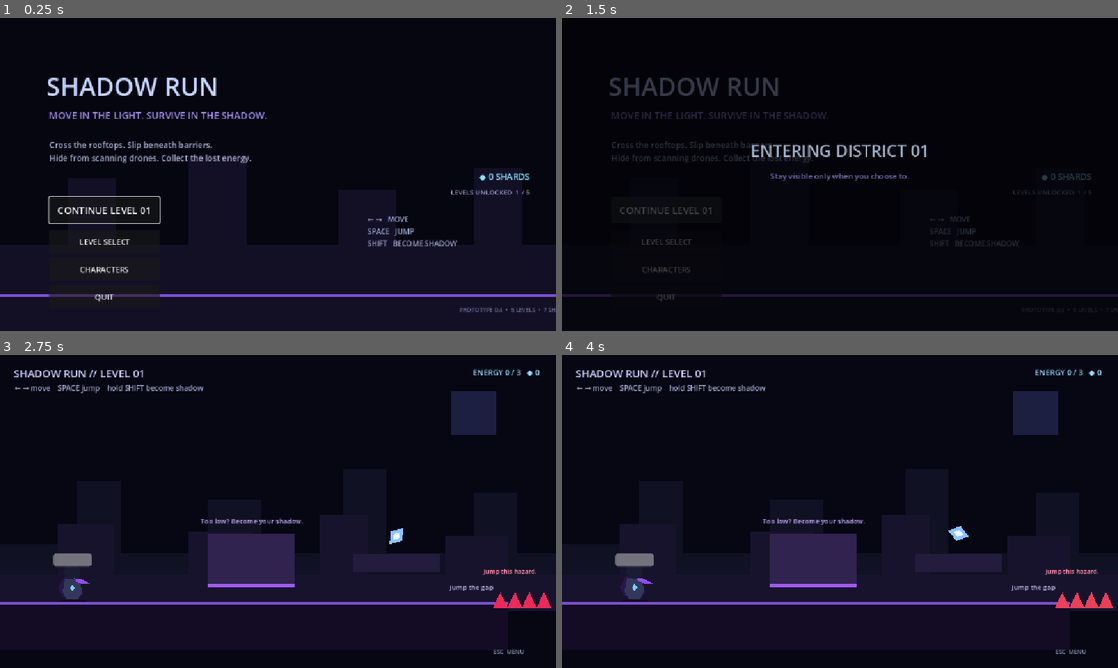
Above: before the commit, frames 1-4 (two rows, left to right).
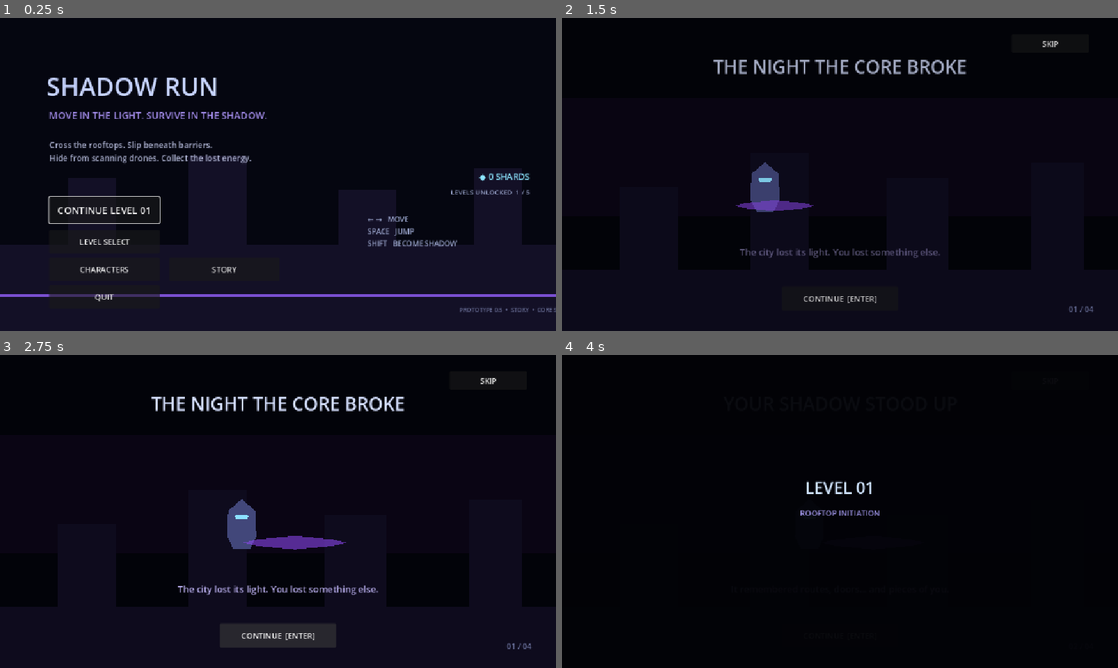
Above: after the commit, the same moments.

Repository: Yass29/shadow-run
Game: Godot game, scene res://main_menu.tscn
Two runs of this game, one before a commit and one after it. Both use one fixed random seed, a clock stepped at 60 frames per second and the inputs below.
Inputs (mouse positions are in pixels of both pictures, inside the frame that each line leads up to):
- Up to frame 1 (0.25 s): no input
- Up to frame 2 (1.5 s): click (784, 268) at 0.5 s, where only the run after the commit has a clickable "STORY"; click (667, 208) at 1.25 s, where only the run before the commit has a clickable "CONTINUE LEVEL 01"
- Up to frame 3 (2.75 s): click (278, 636) at 2 s, where only the run after the commit has a clickable "CONTINUE [ENTER]"
- Up to frame 4 (4 s): click (840, 636) at 2.75 s, where only the run after the commit has a clickable "CONTINUE [ENTER]"; click (1051, 380) at 3.5 s, where only the run after the commit has a clickable "SKIP"

The runs differ from the first frame. In frame 1, 0.1% of the frame differs, in the area x 38-100%, y 79-94%; in frame 2, 5.9%; in frame 3, 19%; in frame 4, 41%, in the area x 0-100%, y 4-96%.

Commit message:
Add story cinematics and Core Sentinel boss (#21)
* Add animated opening story

* Add opening cinematic scene

* Persist story cinematic progress

* Add animated ending story

* Add ending cinematic scene

* Route first play through story cinematic

* Add replayable story button

* Add Core Sentinel boss encounter

* Add Core Sentinel boss flow to Level 5

* Add Core Sentinel boss arena to final level

* Continue final level into ending cinematic

Diff:
--- /dev/null
+++ b/core_boss.gd
@@ -0,0 +1,118 @@
+extends Node2D
+
+@export var arena_left := 3300.0
+@export var arena_right := 3690.0
+@export var scan_interval := 2.8
+@export var warning_duration := 0.75
+
+var active := false
+var defeated := false
+var hits := 0
+var scan_timer := 1.6
+var warning_timer := 0.0
+var warning_active := false
+var point_a_used := false
+var point_b_used := false
+
+@onready var player: CharacterBody2D = get_parent().get_node("Player")
+@onready var scan_visual: Polygon2D = $ScanVisual
+@onready var core: Polygon2D = $Core
+@onready var point_a: Area2D = $WeakPointA
+@onready var point_b: Area2D = $WeakPointB
+
+func _ready() -> void:
+	scan_visual.visible = false
+	point_a.body_entered.connect(_on_weak_point_a)
+	point_b.body_entered.connect(_on_weak_point_b)
+
+func _process(delta: float) -> void:
+	if defeated or player == null:
+		return
+
+	if not active:
+		if player.global_position.x >= arena_left:
+			active = true
+			var level := get_parent()
+			if level.has_method("start_boss_encounter"):
+				level.start_boss_encounter()
+		else:
+			scan_timer = 1.0
+		return
+
+	if warning_active:
+		warning_timer -= delta
+		var pulse := 0.16 + (sin(Time.get_ticks_msec() * 0.03) + 1.0) * 0.10
+		scan_visual.modulate.a = pulse
+		if warning_timer <= 0.0:
+			fire_scan()
+		return
+
+	scan_timer -= delta
+	if scan_timer <= 0.0:
+		start_warning()
+
+func start_warning() -> void:
+	warning_active = true
+	warning_timer = warning_duration
+	scan_visual.visible = true
+	scan_visual.modulate.a = 0.18
+
+func fire_scan() -> void:
+	warning_active = false
+	scan_timer = scan_interval
+	scan_visual.modulate.a = 0.55
+	AudioManager.play_sfx("alert")
+
+	if player.global_position.x >= arena_left and player.global_position.x <= arena_right and not bool(player.get("is_shadow")):
+		var level := get_parent()
+		if level.has_method("respawn_player"):
+			level.respawn_player("CORE SCAN — disappear into shadow.")
+
+	var tween := create_tween()
+	tween.tween_property(scan_visual, "modulate:a", 0.0, 0.22)
+	tween.tween_callback(func(): scan_visual.visible = false)
+
+func _on_weak_point_a(body: Node) -> void:
+	if point_a_used:
+		return
+	if body is CharacterBody2D and bool(body.get("is_shadow")):
+		point_a_used = true
+		disable_point(point_a)
+		register_hit()
+
+func _on_weak_point_b(body: Node) -> void:
+	if point_b_used:
+		return
+	if body is CharacterBody2D and bool(body.get("is_shadow")):
+		point_b_used = true
+		disable_point(point_b)
+		register_hit()
+
+func disable_point(point: Area2D) -> void:
+	point.monitoring = false
+	point.modulate = Color(0.35, 1.0, 0.82, 0.35)
+	AudioManager.play_sfx("checkpoint")
+
+func register_hit() -> void:
+	hits += 1
+	core.modulate = Color(1.0, 0.45 + hits * 0.18, 0.65, 1.0)
+	var level := get_parent()
+	if level.has_method("boss_hit"):
+		level.boss_hit(hits)
+
+	if hits >= 2:
+		defeat()
+
+func defeat() -> void:
+	defeated = true
+	scan_visual.visible = false
+	AudioManager.play_sfx("victory")
+	var tween := create_tween()
+	tween.set_parallel(true)
+	tween.tween_property(core, "scale", Vector2(0.25, 0.25), 0.5)
+	tween.tween_property(core, "modulate:a", 0.0, 0.5)
+	await tween.finished
+
+	var level := get_parent()
+	if level.has_method("boss_defeated"):
+		level.boss_defeated()
--- a/game_state.gd
+++ b/game_state.gd
@@ -6,6 +6,8 @@
 var shadow_shards := 0
 var max_unlocked_level := 1
 var best_grades := {}
+var intro_seen := false
+var ending_seen := false
 var unlocked_skins := {
 	"shade": true,
 	"neon": true
@@ -149,6 +151,8 @@
 	config.set_value("progress", "shadow_shards", shadow_shards)
 	config.set_value("progress", "max_unlocked_level", max_unlocked_level)
 	config.set_value("progress", "best_grades", best_grades)
+	config.set_value("progress", "intro_seen", intro_seen)
+	config.set_value("progress", "ending_seen", ending_seen)
 	config.set_value("progress", "unlocked_skins", unlocked_skins)
 	config.set_value("progress", "premium_wraith_owned", premium_wraith_owned)
 	config.set_value("progress", "premium_specter_owned", premium_specter_owned)
@@ -162,6 +166,8 @@
 	shadow_shards = int(config.get_value("progress", "shadow_shards", 0))
 	max_unlocked_level = int(config.get_value("progress", "max_unlocked_level", 1))
 	best_grades = config.get_value("progress", "best_grades", {})
+	intro_seen = bool(config.get_value("progress", "intro_seen", false))
+	ending_seen = bool(config.get_value("progress", "ending_seen", false))
 	unlocked_skins = config.get_value("progress", "unlocked_skins", {"shade": true, "neon": true})
 	premium_wraith_owned = bool(config.get_value("progress", "premium_wraith_owned", false))
 	premium_specter_owned = bool(config.get_value("progress", "premium_specter_owned", false))
--- a/level5.gd
+++ b/level5.gd
@@ -13,6 +13,9 @@
 
 func _ready() -> void:
 	update_counter()
+	$Exit.monitoring = false
+	$Exit.visible = false
+	$HUD/BossMessage.visible = false
 
 func _process(_delta: float) -> void:
 	elapsed_time += _delta
@@ -45,6 +48,24 @@
 	respawning = false
 
 
+func start_boss_encounter() -> void:
+	if checkpoint.x < 3290.0:
+		checkpoint = Vector2(3290, 420)
+		AudioManager.play_sfx("checkpoint")
+		FXManager.checkpoint_burst(checkpoint)
+	$HUD/BossMessage.text = "CORE SENTINEL — vanish during SCAN, touch both anchors in SHADOW."
+	$HUD/BossMessage.visible = true
+
+func boss_hit(hits: int) -> void:
+	$HUD/BossMessage.text = "CORE SENTINEL   ANCHORS %d / 2" % hits
+
+func boss_defeated() -> void:
+	$HUD/BossMessage.text = "CORE SENTINEL DOWN — EXIT OPEN."
+	$Exit.visible = true
+	$Exit.monitoring = true
+	await get_tree().create_timer(2.0).timeout
+	$HUD/BossMessage.visible = false
+
 func get_run_summary() -> Dictionary:
 	var grade := GameState.calculate_grade(elapsed_time, deaths, fragments, PAR_TIME)
 	return {
--- a/level5.tscn
+++ b/level5.tscn
@@ -13,6 +13,7 @@
 [ext_resource type="Script" path="res://drone.gd" id="11_drone"]
 [ext_resource type="Script" path="res://shadow_portal.gd" id="12_portal"]
 [ext_resource type="Script" path="res://secret_cache.gd" id="13_secret"]
+[ext_resource type="Script" path="res://core_boss.gd" id="14_boss"]
 
 [sub_resource type="RectangleShape2D" id="PlayerShape"]
 size = Vector2(40, 68)
@@ -58,6 +59,9 @@
 
 [sub_resource type="CircleShape2D" id="SecretShape"]
 radius = 22.0
+
+[sub_resource type="CircleShape2D" id="BossPointShape"]
+radius = 24.0
 
 [node name="Level5" type="Node2D"]
 script = ExtResource("4_level")
@@ -369,6 +373,50 @@
 [node name="Visual" type="Polygon2D" parent="SecretCache"]
 polygon = PackedVector2Array(0, -24, 18, -18, 24, 0, 18, 18, 0, 24, -18, 18, -24, 0, -18, -18)
 color = Color(1, 0.48, 0.82, 1)
+[node name="CoreBoss" type="Node2D" parent="."]
+position = Vector2(3500, 0)
+script = ExtResource("14_boss")
+arena_left = 3300.0
+arena_right = 3690.0
+scan_interval = 2.8
+warning_duration = 0.75
+
+[node name="Core" type="Polygon2D" parent="CoreBoss"]
+position = Vector2(0, 285)
+polygon = PackedVector2Array(0, -54, 40, -38, 54, 0, 40, 38, 0, 54, -40, 38, -54, 0, -40, -38)
+color = Color(0.96, 0.18, 0.46, 1)
+
+[node name="Eye" type="Polygon2D" parent="CoreBoss"]
+position = Vector2(0, 285)
+polygon = PackedVector2Array(-18, -5, 18, -5, 24, 0, 18, 5, -18, 5, -24, 0)
+color = Color(1, 0.78, 0.88, 1)
+
+[node name="ScanVisual" type="Polygon2D" parent="CoreBoss"]
+z_index = -1
+polygon = PackedVector2Array(-210, 250, 190, 250, 190, 540, -210, 540)
+color = Color(1, 0.16, 0.40, 0.42)
+visible = false
+
+[node name="WeakPointA" type="Area2D" parent="CoreBoss"]
+position = Vector2(-115, 455)
+
+[node name="CollisionShape2D" type="CollisionShape2D" parent="CoreBoss/WeakPointA"]
+shape = SubResource("BossPointShape")
+
+[node name="Visual" type="Polygon2D" parent="CoreBoss/WeakPointA"]
+polygon = PackedVector2Array(0, -24, 18, -18, 24, 0, 18, 18, 0, 24, -18, 18, -24, 0, -18, -18)
+color = Color(0.76, 0.38, 1, 1)
+
+[node name="WeakPointB" type="Area2D" parent="CoreBoss"]
+position = Vector2(105, 455)
+
+[node name="CollisionShape2D" type="CollisionShape2D" parent="CoreBoss/WeakPointB"]
+shape = SubResource("BossPointShape")
+
+[node name="Visual" type="Polygon2D" parent="CoreBoss/WeakPointB"]
+polygon = PackedVector2Array(0, -24, 18, -18, 24, 0, 18, 18, 0, 24, -18, 18, -24, 0, -18, -18)
+color = Color(0.76, 0.38, 1, 1)
+
 [node name="HUD" type="CanvasLayer" parent="."]
 
 [node name="Title" type="Label" parent="HUD"]
@@ -410,6 +458,17 @@
 text = "CORE DEFENSE TRIGGERED"
 horizontal_alignment = 1
 
+[node name="BossMessage" type="Label" parent="HUD"]
+visible = false
+offset_left = 210.0
+offset_top = 102.0
+offset_right = 940.0
+offset_bottom = 145.0
+theme_override_colors/font_color = Color(1, 0.58, 0.78, 1)
+theme_override_font_sizes/font_size = 18
+text = "CORE SENTINEL"
+horizontal_alignment = 1
+
 [node name="Finale" type="Control" parent="HUD"]
 visible = false
 layout_mode = 3
--- a/level5_exit.gd
+++ b/level5_exit.gd
@@ -9,7 +9,7 @@
 	if not completed:
 		return
 	if event.is_action_pressed("ui_accept"):
-		ScreenTransition.change_scene("res://main_menu.tscn", "SHADOW RUN", "Return to the city.")
+		ScreenTransition.change_scene("res://story_outro.tscn", "THE CORE IS SILENT", "But your shadow remembers.")
 	elif event is InputEventKey and event.pressed and not event.echo and event.keycode == KEY_R:
 		get_tree().reload_current_scene()
 
--- a/main_menu.gd
+++ b/main_menu.gd
@@ -7,6 +7,10 @@
 	$Progress.text = "LEVELS UNLOCKED  %d / 5" % GameState.max_unlocked_level
 
 func _on_play_pressed() -> void:
+	if not GameState.intro_seen and GameState.max_unlocked_level <= 1:
+		ScreenTransition.change_scene("res://story_intro.tscn", "SHADOW RUN", "A CITY WITHOUT LIGHT.")
+		return
+
 	var target := clampi(GameState.max_unlocked_level, 1, 5)
 	ScreenTransition.change_scene(
 		"res://level%d.tscn" % target,
@@ -20,5 +24,8 @@
 func _on_characters_pressed() -> void:
 	ScreenTransition.change_scene("res://character_select.tscn")
 
+func _on_story_pressed() -> void:
+	ScreenTransition.change_scene("res://story_intro.tscn", "STORY ARCHIVE", "THE NIGHT THE CORE BROKE.")
+
 func _on_quit_pressed() -> void:
 	get_tree().quit()
--- a/main_menu.tscn
+++ b/main_menu.tscn
@@ -83,6 +83,14 @@
 theme_override_font_sizes/font_size = 16
 text = "CHARACTERS"
 
+[node name="StoryButton" type="Button" parent="."]
+offset_left = 350.0
+offset_top = 495.0
+offset_right = 578.0
+offset_bottom = 544.0
+theme_override_font_sizes/font_size = 16
+text = "STORY"
+
 [node name="QuitButton" type="Button" parent="."]
 offset_left = 102.0
 offset_top = 552.0
@@ -127,10 +135,11 @@
 offset_bottom = 620.0
 theme_override_colors/font_color = Color(0.38, 0.4, 0.55, 1)
 theme_override_font_sizes/font_size = 12
-text = "PROTOTYPE 0.4  •  5 LEVELS  •  7 SHADOWS"
+text = "PROTOTYPE 0.5  •  STORY  •  CORE SENTINEL"
 horizontal_alignment = 2
 
 [connection signal="pressed" from="PlayButton" to="." method="_on_play_pressed"]
 [connection signal="pressed" from="LevelsButton" to="." method="_on_levels_pressed"]
 [connection signal="pressed" from="CharactersButton" to="." method="_on_characters_pressed"]
+[connection signal="pressed" from="StoryButton" to="." method="_on_story_pressed"]
 [connection signal="pressed" from="QuitButton" to="." method="_on_quit_pressed"]
--- /dev/null
+++ b/story_intro.gd
@@ -0,0 +1,69 @@
+extends Control
+
+const PANELS := [
+	["THE NIGHT THE CORE BROKE", "The city lost its light. You lost something else."],
+	["YOUR SHADOW STOOD UP", "It remembered routes, doors... and pieces of you."],
+	["THE SHARDS ARE MEMORIES", "Every fragment carries something they tried to erase."],
+	["RUN TO THE CORE", "Before the thing hunting you learns to wear your face."]
+]
+
+var index := 0
+var animating := false
+
+@onready var title: Label = $Title
+@onready var text_label: Label = $StoryText
+@onready var counter: Label = $Counter
+@onready var hero: Polygon2D = $Scene/Hero
+@onready var shadow: Polygon2D = $Scene/Shadow
+
+func _ready() -> void:
+	$Next.pressed.connect(_next)
+	$Skip.pressed.connect(_finish)
+	show_panel(0)
+
+func _unhandled_input(event: InputEvent) -> void:
+	if event.is_action_pressed("ui_accept"):
+		_next()
+	elif event is InputEventKey and event.pressed and not event.echo and event.keycode == KEY_ESCAPE:
+		_finish()
+
+func show_panel(panel_index: int) -> void:
+	if panel_index < 0 or panel_index >= PANELS.size():
+		return
+	index = panel_index
+	title.text = PANELS[index][0]
+	text_label.text = PANELS[index][1]
+	counter.text = "%02d / %02d" % [index + 1, PANELS.size()]
+	animate_panel()
+
+func animate_panel() -> void:
+	animating = true
+	title.modulate.a = 0.0
+	text_label.modulate.a = 0.0
+
+	hero.position = Vector2(380, 350)
+	shadow.position = Vector2(380, 388)
+	shadow.scale = Vector2(1.0, 0.34)
+
+	var tween := create_tween()
+	tween.set_parallel(true)
+	tween.tween_property(title, "modulate:a", 1.0, 0.35)
+	tween.tween_property(text_label, "modulate:a", 1.0, 0.55)
+	tween.tween_property(hero, "position:x", 500.0 + index * 12.0, 0.9)
+	tween.tween_property(shadow, "position:x", 610.0 + index * 34.0, 1.15)
+	tween.tween_property(shadow, "scale", Vector2(1.45, 0.45), 1.15)
+	await tween.finished
+	animating = false
+
+func _next() -> void:
+	if animating:
+		return
+	if index >= PANELS.size() - 1:
+		_finish()
+	else:
+		show_panel(index + 1)
+
+func _finish() -> void:
+	GameState.intro_seen = true
+	GameState.save_progress()
+	ScreenTransition.change_scene("res://level1.tscn", "LEVEL 01", "ROOFTOP INITIATION")
--- /dev/null
+++ b/story_intro.tscn
@@ -0,0 +1,93 @@
+[gd_scene load_steps=2 format=3]
+
+[ext_resource type="Script" path="res://story_intro.gd" id="1"]
+
+[node name="StoryIntro" type="Control"]
+layout_mode = 3
+anchors_preset = 15
+anchor_right = 1.0
+anchor_bottom = 1.0
+grow_horizontal = 2
+grow_vertical = 2
+script = ExtResource("1")
+
+[node name="Background" type="ColorRect" parent="."]
+layout_mode = 1
+anchors_preset = 15
+anchor_right = 1.0
+anchor_bottom = 1.0
+grow_horizontal = 2
+grow_vertical = 2
+color = Color(0.01, 0.012, 0.035, 1)
+
+[node name="SkyGlow" type="ColorRect" parent="."]
+offset_left = 0.0
+offset_top = 165.0
+offset_right = 1150.0
+offset_bottom = 410.0
+color = Color(0.05, 0.025, 0.095, 0.75)
+
+[node name="City" type="Polygon2D" parent="."]
+polygon = PackedVector2Array(0, 520, 120, 520, 120, 350, 240, 350, 240, 520, 390, 520, 390, 280, 510, 280, 510, 520, 670, 520, 670, 330, 800, 330, 800, 520, 970, 520, 970, 300, 1080, 300, 1080, 520, 1150, 520, 1150, 647, 0, 647)
+color = Color(0.055, 0.045, 0.115, 1)
+
+[node name="Scene" type="Node2D" parent="."]
+
+[node name="Hero" type="Polygon2D" parent="Scene"]
+position = Vector2(380, 350)
+polygon = PackedVector2Array(0, -52, 28, -28, 30, 25, 18, 50, -18, 50, -30, 25, -28, -28)
+color = Color(0.26, 0.28, 0.48, 1)
+
+[node name="Eye" type="Polygon2D" parent="Scene/Hero"]
+polygon = PackedVector2Array(-12, -20, 12, -20, 14, -16, 12, -12, -12, -12, -14, -16)
+color = Color(0.55, 0.88, 1, 1)
+
+[node name="Shadow" type="Polygon2D" parent="Scene"]
+position = Vector2(380, 388)
+scale = Vector2(1, 0.34)
+polygon = PackedVector2Array(0, -32, 54, -15, 74, 0, 54, 15, 0, 32, -54, 15, -74, 0, -54, -15)
+color = Color(0.56, 0.28, 0.95, 0.58)
+
+[node name="Title" type="Label" parent="."]
+offset_left = 92.0
+offset_top = 74.0
+offset_right = 1060.0
+offset_bottom = 134.0
+theme_override_colors/font_color = Color(0.84, 0.88, 1, 1)
+theme_override_font_sizes/font_size = 38
+text = "THE NIGHT THE CORE BROKE"
+horizontal_alignment = 1
+
+[node name="StoryText" type="Label" parent="."]
+offset_left = 165.0
+offset_top = 470.0
+offset_right = 985.0
+offset_bottom = 525.0
+theme_override_colors/font_color = Color(0.70, 0.66, 0.9, 1)
+theme_override_font_sizes/font_size = 19
+text = "The city lost its light. You lost something else."
+horizontal_alignment = 1
+
+[node name="Counter" type="Label" parent="."]
+offset_left = 1020.0
+offset_top = 590.0
+offset_right = 1100.0
+offset_bottom = 620.0
+theme_override_colors/font_color = Color(0.42, 0.45, 0.62, 1)
+text = "01 / 04"
+horizontal_alignment = 2
+
+[node name="Next" type="Button" parent="."]
+offset_left = 455.0
+offset_top = 555.0
+offset_right = 695.0
+offset_bottom = 605.0
+theme_override_font_sizes/font_size = 16
+text = "CONTINUE  [ENTER]"
+
+[node name="Skip" type="Button" parent="."]
+offset_left = 930.0
+offset_top = 34.0
+offset_right = 1090.0
+offset_bottom = 72.0
+text = "SKIP"
--- /dev/null
+++ b/story_outro.gd
@@ -0,0 +1,68 @@
+extends Control
+
+const PANELS := [
+	["THE CORE FALLS SILENT", "For the first time, your shadow stops running."],
+	["IT WAS NEVER THE MONSTER", "It was the part of you the Core cut away to make you obedient."],
+	["MEMORY RETURNS IN PIECES", "The shards were not fuel. They were your stolen memories."],
+	["BUT FOUR CORES STILL BURN", "Tonight you survived. Tomorrow, the city learns your name."]
+]
+
+var index := 0
+var animating := false
+
+@onready var title: Label = $Title
+@onready var text_label: Label = $StoryText
+@onready var counter: Label = $Counter
+@onready var hero: Polygon2D = $Scene/Hero
+@onready var shadow: Polygon2D = $Scene/Shadow
+@onready var core: Polygon2D = $Scene/Core
+
+func _ready() -> void:
+	GameState.ending_seen = true
+	GameState.save_progress()
+	$Next.pressed.connect(_next)
+	$Menu.pressed.connect(_menu)
+	show_panel(0)
+
+func _unhandled_input(event: InputEvent) -> void:
+	if event.is_action_pressed("ui_accept"):
+		_next()
+	elif event is InputEventKey and event.pressed and not event.echo and event.keycode == KEY_ESCAPE:
+		_menu()
+
+func show_panel(panel_index: int) -> void:
+	index = panel_index
+	title.text = PANELS[index][0]
+	text_label.text = PANELS[index][1]
+	counter.text = "%02d / %02d" % [index + 1, PANELS.size()]
+	animate_panel()
+
+func animate_panel() -> void:
+	animating = true
+	title.modulate.a = 0.0
+	text_label.modulate.a = 0.0
+	core.scale = Vector2.ONE
+	core.modulate.a = 0.9
+	hero.position = Vector2(440, 355)
+	shadow.position = Vector2(520, 390)
+
+	var tween := create_tween()
+	tween.set_parallel(true)
+	tween.tween_property(title, "modulate:a", 1.0, 0.35)
+	tween.tween_property(text_label, "modulate:a", 1.0, 0.5)
+	tween.tween_property(core, "scale", Vector2(0.55, 0.55), 1.0)
+	tween.tween_property(core, "modulate:a", 0.25, 1.0)
+	tween.tween_property(shadow, "position:x", 470.0, 1.0)
+	await tween.finished
+	animating = false
+
+func _next() -> void:
+	if animating:
+		return
+	if index >= PANELS.size() - 1:
+		_menu()
+	else:
+		show_panel(index + 1)
+
+func _menu() -> void:
+	ScreenTransition.change_scene("res://main_menu.tscn", "SHADOW RUN", "THE CITY REMEMBERS.")
--- /dev/null
+++ b/story_outro.tscn
@@ -0,0 +1,94 @@
+[gd_scene load_steps=2 format=3]
+
+[ext_resource type="Script" path="res://story_outro.gd" id="1"]
+
+[node name="StoryOutro" type="Control"]
+layout_mode = 3
+anchors_preset = 15
+anchor_right = 1.0
+anchor_bottom = 1.0
+grow_horizontal = 2
+grow_vertical = 2
+script = ExtResource("1")
+
+[node name="Background" type="ColorRect" parent="."]
+layout_mode = 1
+anchors_preset = 15
+anchor_right = 1.0
+anchor_bottom = 1.0
+grow_horizontal = 2
+grow_vertical = 2
+color = Color(0.008, 0.008, 0.025, 1)
+
+[node name="Glow" type="ColorRect" parent="."]
+offset_left = 0.0
+offset_top = 150.0
+offset_right = 1150.0
+offset_bottom = 440.0
+color = Color(0.10, 0.025, 0.08, 0.5)
+
+[node name="Scene" type="Node2D" parent="."]
+
+[node name="Core" type="Polygon2D" parent="Scene"]
+position = Vector2(720, 330)
+polygon = PackedVector2Array(0, -65, 48, -45, 65, 0, 48, 45, 0, 65, -48, 45, -65, 0, -48, -45)
+color = Color(1, 0.22, 0.48, 0.9)
+
+[node name="Hero" type="Polygon2D" parent="Scene"]
+position = Vector2(440, 355)
+polygon = PackedVector2Array(0, -52, 28, -28, 30, 25, 18, 50, -18, 50, -30, 25, -28, -28)
+color = Color(0.26, 0.28, 0.48, 1)
+
+[node name="Eye" type="Polygon2D" parent="Scene/Hero"]
+polygon = PackedVector2Array(-12, -20, 12, -20, 14, -16, 12, -12, -12, -12, -14, -16)
+color = Color(0.55, 0.88, 1, 1)
+
+[node name="Shadow" type="Polygon2D" parent="Scene"]
+position = Vector2(520, 390)
+scale = Vector2(1.35, 0.38)
+polygon = PackedVector2Array(0, -32, 54, -15, 74, 0, 54, 15, 0, 32, -54, 15, -74, 0, -54, -15)
+color = Color(0.62, 0.30, 1, 0.62)
+
+[node name="Title" type="Label" parent="."]
+offset_left = 90.0
+offset_top = 74.0
+offset_right = 1060.0
+offset_bottom = 134.0
+theme_override_colors/font_color = Color(1, 0.82, 0.92, 1)
+theme_override_font_sizes/font_size = 38
+text = "THE CORE FALLS SILENT"
+horizontal_alignment = 1
+
+[node name="StoryText" type="Label" parent="."]
+offset_left = 150.0
+offset_top = 470.0
+offset_right = 1000.0
+offset_bottom = 525.0
+theme_override_colors/font_color = Color(0.78, 0.66, 0.9, 1)
+theme_override_font_sizes/font_size = 19
+text = "For the first time, your shadow stops running."
+horizontal_alignment = 1
+
+[node name="Counter" type="Label" parent="."]
+offset_left = 1020.0
+offset_top = 590.0
+offset_right = 1100.0
+offset_bottom = 620.0
+theme_override_colors/font_color = Color(0.42, 0.45, 0.62, 1)
+text = "01 / 04"
+horizontal_alignment = 2
+
+[node name="Next" type="Button" parent="."]
+offset_left = 455.0
+offset_top = 555.0
+offset_right = 695.0
+offset_bottom = 605.0
+theme_override_font_sizes/font_size = 16
+text = "CONTINUE  [ENTER]"
+
+[node name="Menu" type="Button" parent="."]
+offset_left = 930.0
+offset_top = 34.0
+offset_right = 1090.0
+offset_bottom = 72.0
+text = "MAIN MENU"
Not shown: 1 places in level5.tscn that only renumber resources
